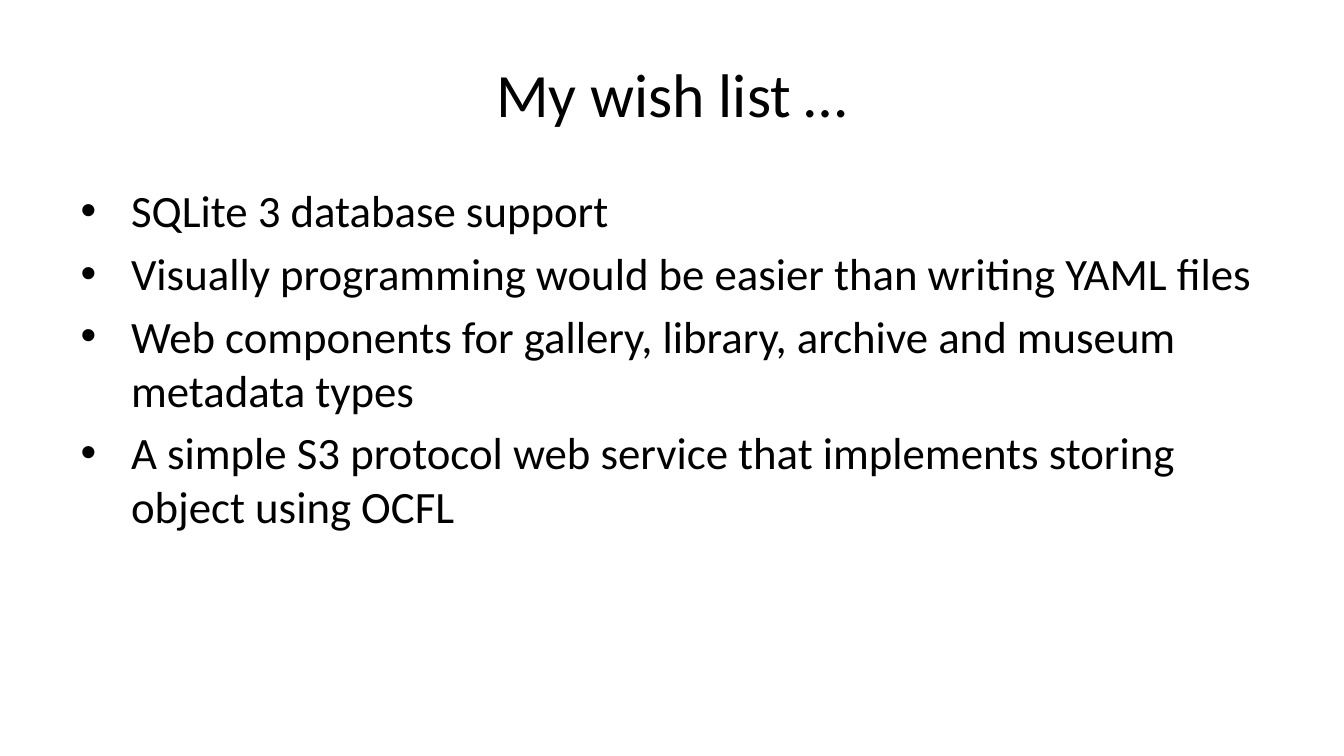
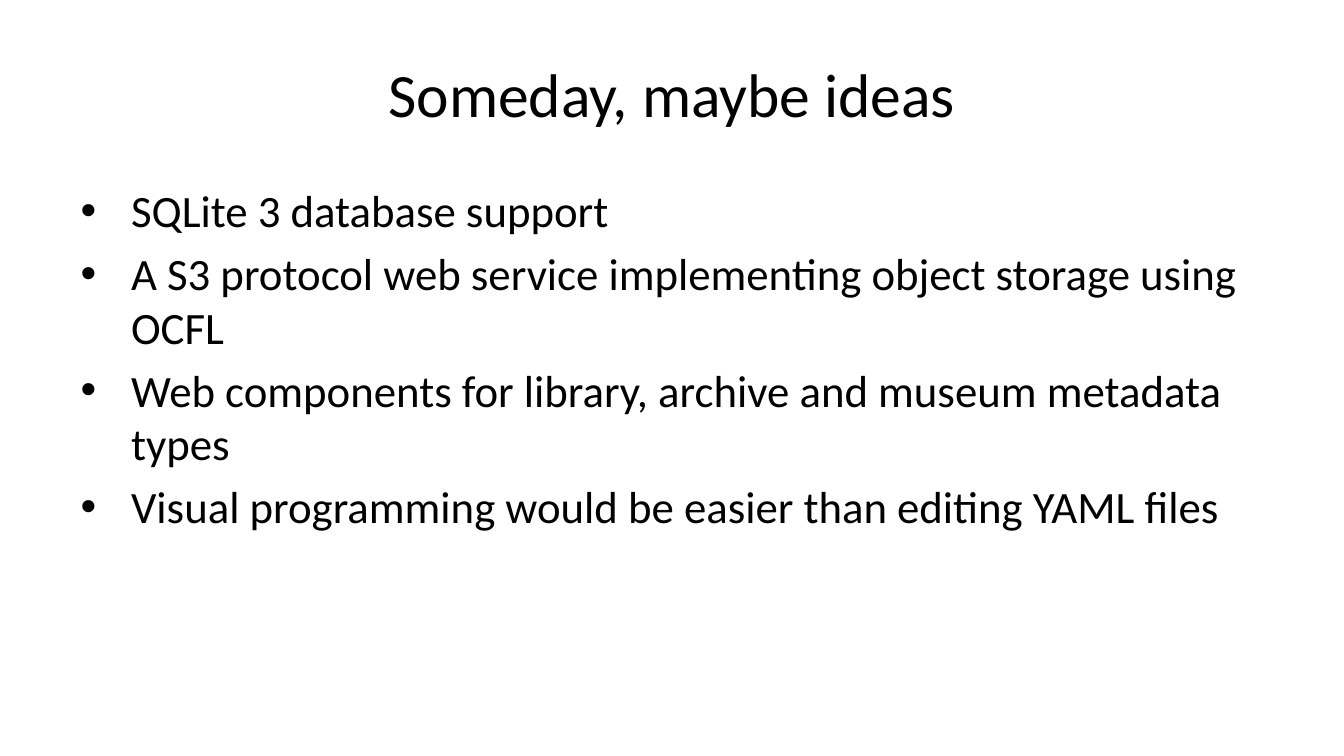
Before and after one commit to caltechlibrary/newt, a slide deck: slide 24 of presentation2/newt-p2.pptx (slide 27 before the commit). Drawn at 1344x756 pixels with LibreOffice and Linux fonts; fonts in the diff are those of the drawing. Boxes give left, top, right and bottom in pixels: in the first picture for what was removed or moved away, otherwise in the second. Text is boxed around its words. In the diff, an @@ line names an element or a change of style, - is before the commit and + after.

Commit message:
final draft presentation 2

```diff
--- a/presentation2/newt-p2.pptx
+++ b/presentation2/newt-p2.pptx
@@ title at bbox=[388, 74, 955, 127]: text changed @@
-My wish list …
+Someday, maybe ideas
@@ text at bbox=[131, 259, 1236, 531]: text changed @@
-• Visually programming would be easier than writing YAML files
-• Web components for gallery, library, archive and museum metadata types
-• A simple S3 protocol web service that implements storing object using OCFL
+• A S3 protocol web service implementing object storage using OCFL
+• Web components for library, archive and museum metadata types
+• Visual programming would be easier than editing YAML files
```
Also in this commit, not shown: 16 other slides changed, 7 slides added, 10 slides removed, 4 other files.
